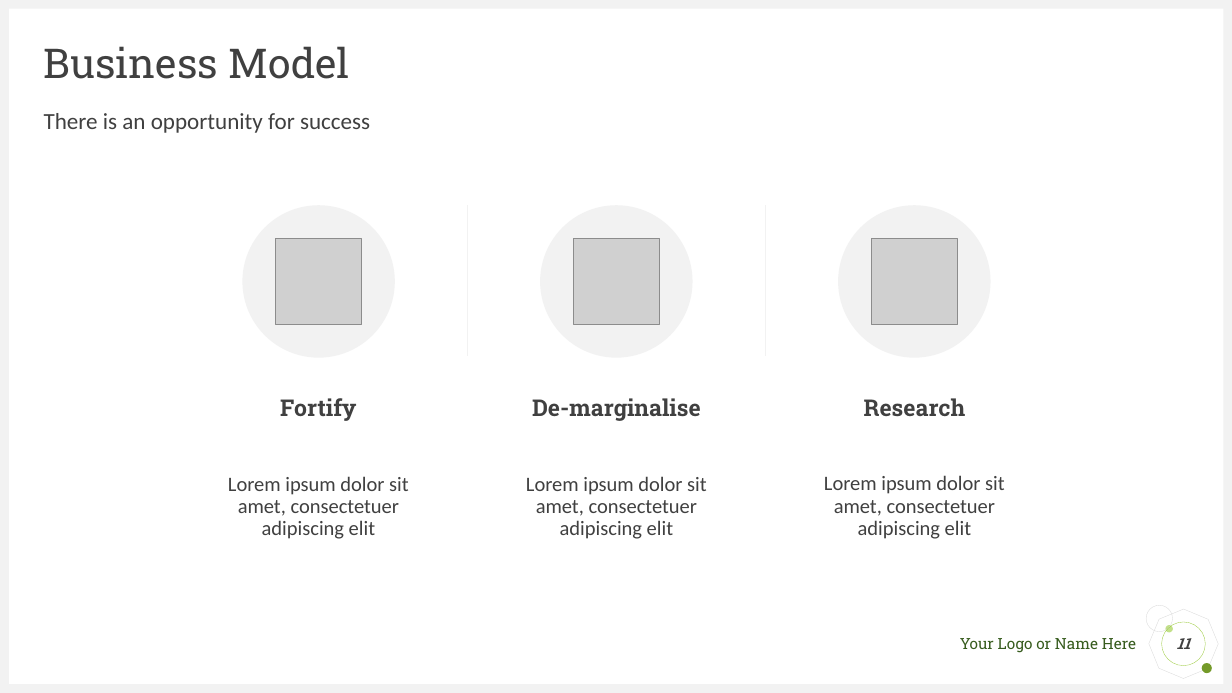
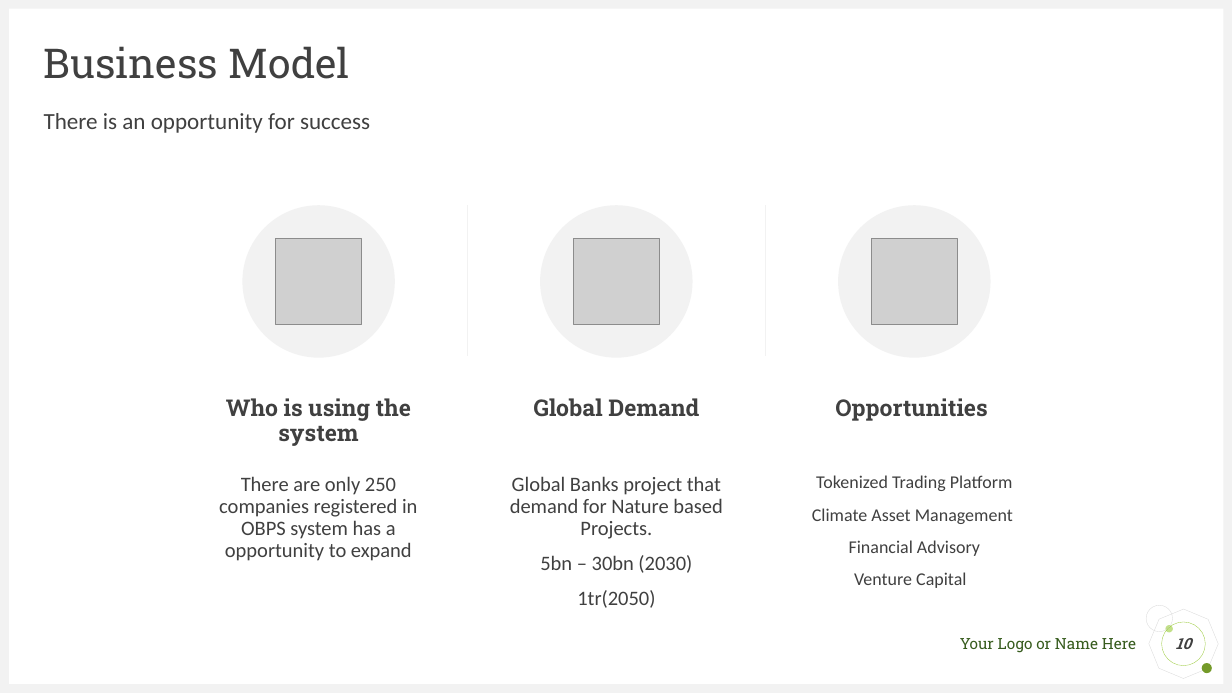
Before and after one commit to saimzuberi/Carbon_Credit_Market, a slide deck: slide 10 of Project Presentation/Final Presentation .pptx (slide 11 before the commit). Drawn at 1232x693 pixels with LibreOffice and Linux fonts; fonts in the diff are those of the drawing; grey boxes stand for pictures. Boxes give left, top, right and bottom in pixels: in the first picture for what was removed or moved away, otherwise in the second. Text is boxed around its words. In the diff, an @@ line names an element or a change of style, - is before the commit and + after.

```diff
--- a/Project Presentation/Final Presentation .pptx
+++ b/Project Presentation/Final Presentation .pptx
@@ text at (226, 398, 411, 446): text changed @@
-Fortify
+Who is using the system
@@ text at (534, 398, 699, 417): text changed @@
-De-marginalise
+Global Demand
@@ text at (835, 398, 987, 421): text changed @@
-Research
+Opportunities
@@ text at (219, 476, 417, 561): text changed @@
-Lorem ipsum dolor sit amet, consectetuer adipiscing elit
+There are only 250 companies registered in OBPS system has a opportunity to expand
@@ text at (510, 476, 723, 608): text changed @@
-Lorem ipsum dolor sit amet, consectetuer adipiscing elit
+Global Banks project that demand for Nature based Projects.
+5bn – 30bn (2030)
+1tr(2050)
@@ text at (812, 475, 1013, 588): text changed; size 16 to 14 pt @@
-Lorem ipsum dolor sit amet, consectetuer adipiscing elit
+Tokenized Trading Platform
+Climate Asset Management
+Financial Advisory
+Venture Capital
@@ page number at (1176, 638, 1192, 649): text changed @@
-11
+10
```
Also in this commit, not shown: 3 other slides changed, 9 slides added, 12 slides removed, 9 other files.
